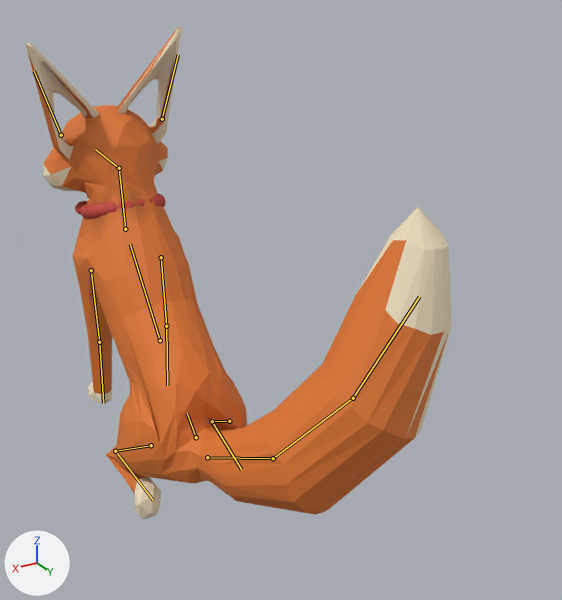
Renders of the glTF model src/assets/models/pip.glb from each side of a commit.
Rendered twice from a camera (50 mm lens) standing at (0.32, 0.901, 0.678) and looking at (-0.14, 0.134, 0.294). Lighting does not change. The marker at lower left points along +X, +Y and +Z. The older version comes first. Both versions are drawn at frame 9 of the action 'sit'; the numbers are the values there. The bones that bend it are drawn over the model as lines.
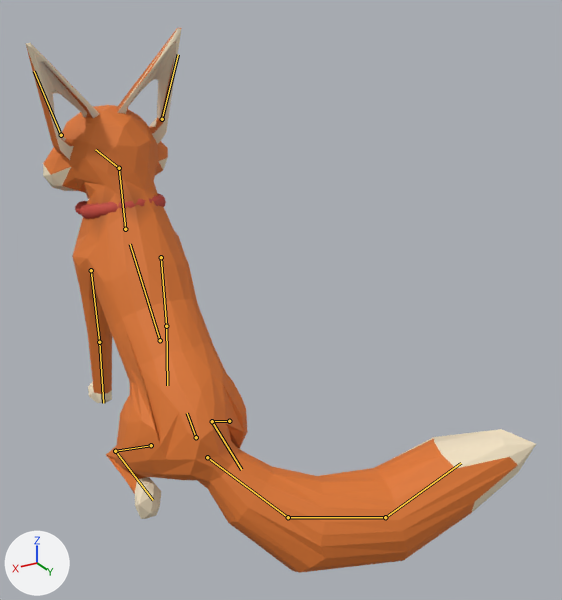
Boxes [x1, y1, x2, y2] around the edits, measured in the pictures (562 x 600 px):
'Mesh_0', posed (20% wider, 11% taller)
    before: [26, 28, 451, 519]
    after: [26, 28, 536, 573]
bone 'tail1', root to tip
    before: (207, 457) to (273, 458)
    after: (207, 457) to (288, 517)
bone 'tail2', root to tip
    before: (273, 458) to (353, 398)
    after: (288, 517) to (385, 517)
bone 'tail3', root to tip
    before: (353, 398) to (419, 296)
    after: (385, 517) to (461, 463)

Diff of the bpy script that builds the scene:
```diff
--- a/src/assets/models/pip.glb.py
+++ b/src/assets/models/pip.glb.py
@@ bone_tail1 @@
 bone_tail1 = bpy.data.objects['pip_rig'].pose.bones['tail1']  # child of 'hips'
-bone_tail1.rotation_quaternion = (-0.908, -0.33, -0.166, -0.198)  # degrees (43, 10, 28)
+bone_tail1.rotation_quaternion = (-0.939, 0.182, -0.046, -0.289)  # degrees (-19, 11, 32)
@@ bone_tail2 @@
 bone_tail2 = bpy.data.objects['pip_rig'].pose.bones['tail2']  # child of 'tail1'
-bone_tail2.rotation_quaternion = (0.962, 0.0, 0.15, 0.23)  # degrees (4, 17, 28)
+bone_tail2.rotation_quaternion = (0.943, -0.066, 0.158, 0.284)  # degrees (-2, 20, 33)
@@ bone_tail3 @@
 bone_tail3 = bpy.data.objects['pip_rig'].pose.bones['tail3']  # child of 'tail2'
-bone_tail3.rotation_quaternion = (0.958, 0.0, 0.161, 0.236)  # degrees (5, 18, 28)
+bone_tail3.rotation_quaternion = (0.942, -0.033, 0.179, 0.283)  # degrees (2, 21, 34)
```
